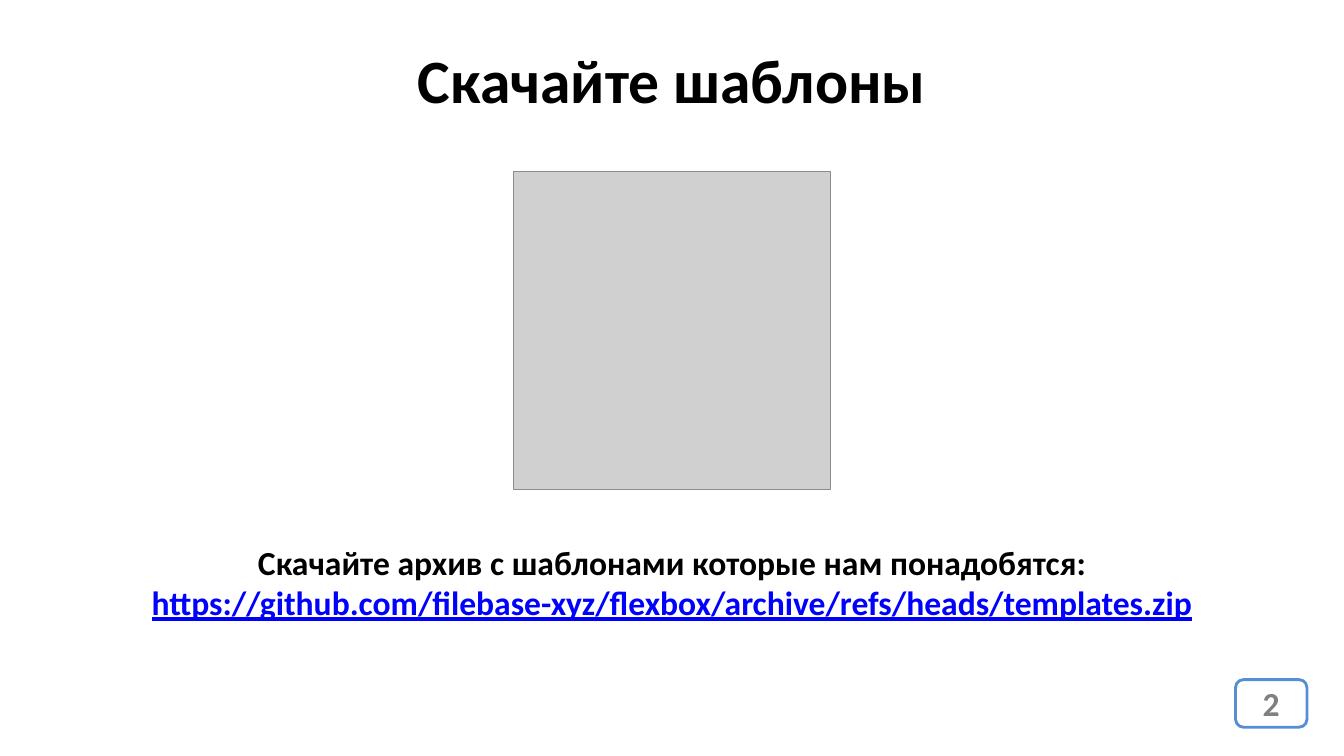
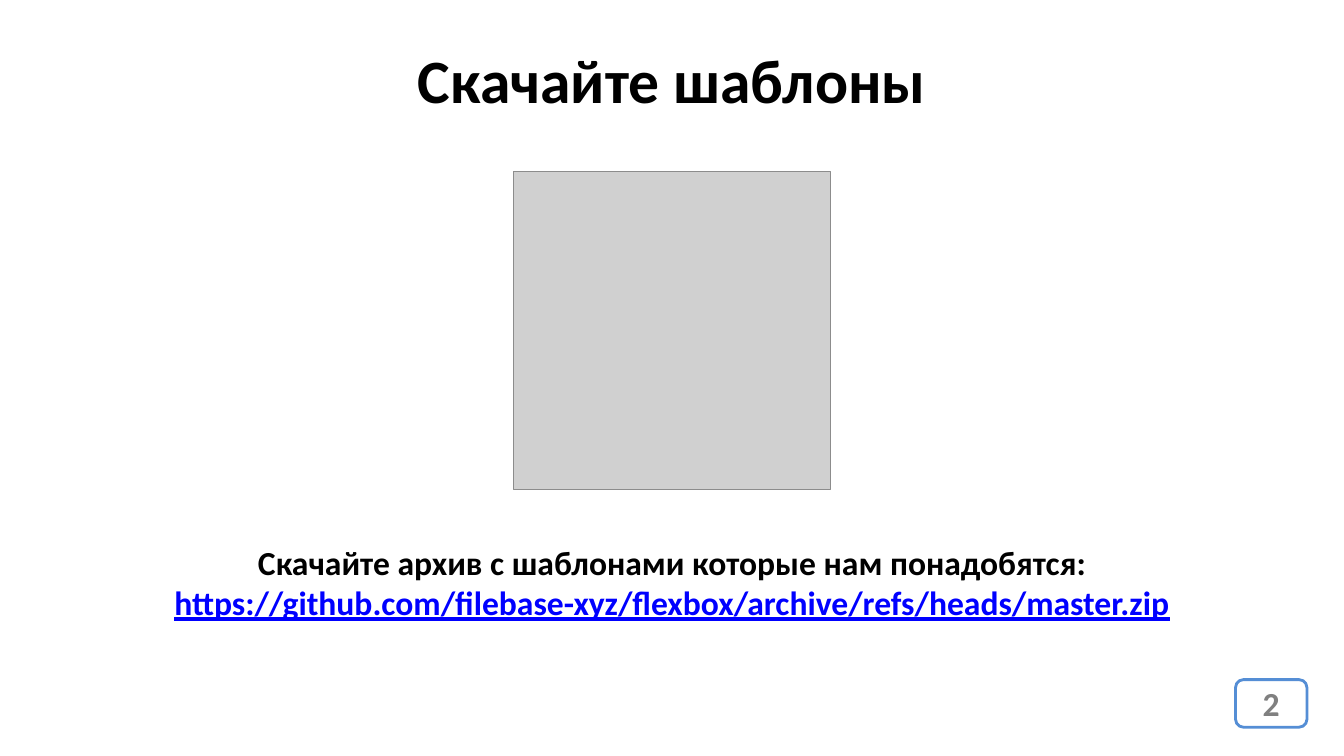
Before and after one commit to web42-ortdnipro/lesson07, a slide deck: slide 2 of lesson07.pptx. Drawn at 1344x756 pixels with LibreOffice and Linux fonts; fonts in the diff are those of the drawing; grey boxes stand for pictures. Boxes give left, top, right and bottom in pixels: in the first picture for what was removed or moved away, otherwise in the second. Text is boxed around its words. In the diff, an @@ line names an element or a change of style, - is before the commit and + after.

```diff
--- a/lesson07.pptx
+++ b/lesson07.pptx
@@ text at bbox=[174, 552, 1169, 621]: text changed @@
-Скачайте архив с шаблонами которые нам понадобятся:
-https://github.com/filebase-xyz/flexbox/archive/refs/heads/templates.zip
+Скачайте архив с шаблонами которые нам понадобятся:
+https://github.com/filebase-xyz/flexbox/archive/refs/heads/master.zip
```
Also in this commit, not shown: 1 other file.
